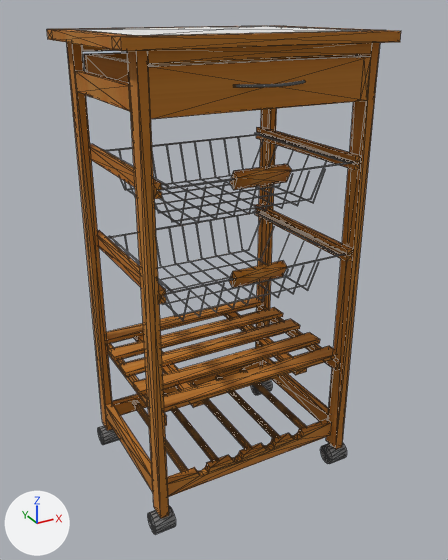
Before and after pictures for a commit that changed the OBJ model 3DModels/contributions/contributions/desserte/desserte.obj.
Before and after are seen from a 50 mm camera at (-63.6, -97.3, 50.3) aimed at (-10.7, -1.2, 2.2). Every picture has the same lights, and +X, +Y and +Z are marked at lower left. The picture after the commit comes second. Mesh edges are drawn as thin lines. Where no turn or scale is listed for an object, it has been applied to the vertices.

Names of what the first picture shows: 'desserte'.
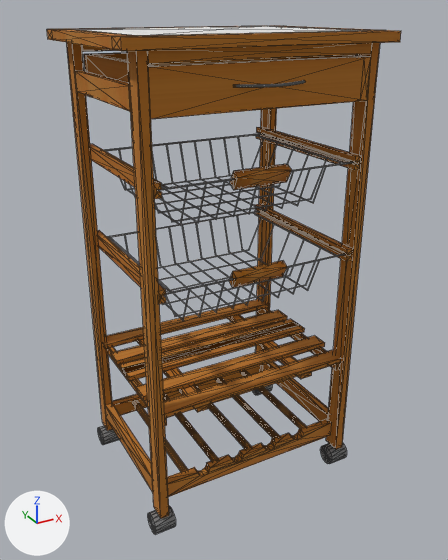
The newer file is also turned or shifted as a whole; pictures and numbers use the older file's frame.

What the commit changed:
me_desserte is used by ob_desserte; location (0.0, 0.0, 0.0).
me_desserte had 1697 vertices, 3046 faces and spanned x -34.6..12.1, y -18.6..18.6, z -38.9..46.9.
me_desserte now has 1711 vertices, 3070 faces and spans x -34.6..12.1, y -18.6..18.6, z -38.9..46.9.
me_desserte part 1: the loose piece of 10 vertices spanning x -27.9..-27.6, y -15.3..14.2, z 26.0..26.3 is moved by (0.0, 0.3, -0.3).
me_desserte part 2: the loose piece of 14 vertices spanning x -31.3..8.8, y -7.2..-3.6, z -14.0..-13.1 is moved by (0.0, 5.5, 0.0).
me_desserte part 3: the loose piece of 14 vertices spanning x -23.9..-21.4, y -13.8..17.4, z -14.9..-14.0 is moved by (0.0, -1.6, 0.0).
me_desserte part 4: the loose piece of 14 vertices spanning x -31.3..8.8, y -13.9..-10.3, z -14.0..-13.1 is moved by (0.0, -1.6, 0.0).
me_desserte part 5: the loose piece of 10 vertices spanning x 5.0..5.3, y -15.3..14.2, z 26.1..26.4 is moved by (0.0, 0.3, -0.3).
me_desserte part 6: the loose piece of 14 vertices spanning x -31.3..8.8, y 6.6..10.2, z -14.0..-13.1 is moved by (0.0, -15.5, 0.0).
me_desserte part 7: the loose piece of 10 vertices spanning x 4.9..5.2, y -15.3..14.2, z 9.2..9.5 is moved by (0.0, 0.3, -0.3).
me_desserte part 8: the loose piece of 14 vertices spanning x -31.3..8.8, y 13.8..17.4, z -14.0..-13.1 is moved by (0.0, -8.8, 0.0).
me_desserte part 9: the loose piece of 10 vertices spanning x -27.9..-27.6, y -15.3..14.2, z 9.1..9.4 is moved by (0.0, 0.3, -0.3).
me_desserte part 10: the loose piece of 14 vertices spanning x -1.8..0.7, y -13.8..17.4, z -14.9..-14.0 is scaled about its middle by (16, 0.115, 1), then moved by (-10.7, 12.2, 0.9).
me_desserte part 11: the loose piece of 14 vertices spanning x -1.8..0.7, y -13.8..17.4, z -14.9..-14.0 is copied, and the copy is moved by (0.0, -1.6, 0.0); it spans x -1.8..0.7, y -15.5..15.7, z -14.9..-14.0.
Part 12, on me_desserte:
82 faces are deleted.
31 vertices in x -24.5..1.4, y -14.9..-14.7, z 25.3..25.4 move by (0.0, -0.2, 0.6).
14 vertices in x -24.6..1.3, y -14.8..-14.7, z 25.4 move by (0.0, -0.2, 0.5).
10 vertices in x -29.7..7.3, y 14.1..14.3, z 25.8..26.1 move by (0.0, 0.4, 0.0).
8 vertices in x 5.0..5.1, y -10.4..0.1, z 25.5 move by (0.0, 0.0, 0.4).
7 vertices in x -29.5..7.2, y 14.1..14.4, z 25.8..26.1 move by (0.0, 0.3, 0.0).
6 vertices in x 4.9..5.1, y 0.0..5.7, z 25.4 move by (0.1, 0.0, 0.5).
21 vertices move from x -27.9..5.1, y -10.3..10.8, z 25.5..26.1 to x -27.9..5.2, y -10.3..10.8, z 25.9..26.0.
6 new faces join them, mat_tiles (picture img_desserte_tiles_png).
76 new faces join them, mat_pin (picture img_desserte_pin_png).
Part 13, on me_desserte:
2 vertices are removed from x -28.0..-27.9, y 5.6, z 8.9.
10 faces are deleted.
32 vertices in x -24.5..1.3, y -14.9..-14.7, z 8.4..8.5 move by (0.0, -0.2, 0.5).
16 vertices in x -29.7..7.2, y 14.1..14.4, z 8.9..9.1 move by (0.0, 0.3, 0.0).
12 vertices in x 4.9..5.1, y -10.4..0.1, z 8.5..8.6 move by (0.0, 0.0, 0.4).
6 vertices in x 4.9..5.1, y -10.3..10.8, z 8.6..8.7 move by (0.0, 0.0, 0.3).
5 vertices in x -14.9..1.2, y -14.7, z 8.4 move by (0.0, -0.2, 0.6).
5 vertices in x 4.9..5.1, y 5.5..5.7, z 8.4..8.5 move by (0.0, 0.0, 0.5).
19 vertices move from x -28.0..7.3, y -14.9..14.3, z 8.4..9.2 to x -27.9..7.3, y -15.0..14.7, z 8.9..9.1.
2 vertices are added at (-27.9, 5.6, 9.0), (-27.7, 5.6, 9.1).
10 new faces join them, mat_default_texture (white #ffffff).

What differs and where, as boxes (x1, y1, x2, y2) in the pictures (448 x 560 px; the box of a moved part takes in the faces that stretch with it):
part 1 of me_desserte, moved or reshaped (not visible afterwards): before (103, 149, 169, 188)
part 2 of me_desserte, moved or reshaped: before (133, 332, 320, 396); after (122, 324, 305, 381)
part 3 of me_desserte, moved or reshaped: before (134, 335, 206, 408); after (137, 339, 210, 412)
part 4 of me_desserte, moved or reshaped: before (147, 346, 336, 412); after (164, 350, 342, 418)
part 5 of me_desserte, moved or reshaped: before (255, 133, 346, 163); after (254, 134, 344, 163)
part 6 of me_desserte, moved or reshaped: before (108, 307, 283, 361); after (136, 335, 325, 401)
part 7 of me_desserte, moved or reshaped: before (253, 211, 338, 255); after (252, 212, 336, 255)
part 8 of me_desserte, moved or reshaped: before (106, 296, 263, 344); after (111, 310, 287, 365)
part 9 of me_desserte, moved or reshaped: before (109, 236, 173, 292); after (109, 237, 171, 292)
part 10 of me_desserte, moved or reshaped: before (224, 312, 307, 375); after (104, 299, 270, 349)
part 11 of me_desserte, added: after (227, 315, 312, 379)
part 12 of me_desserte, moved or reshaped: (47, 26, 379, 225) in both
part 13 of me_desserte, moved or reshaped: (108, 211, 321, 321) in both
